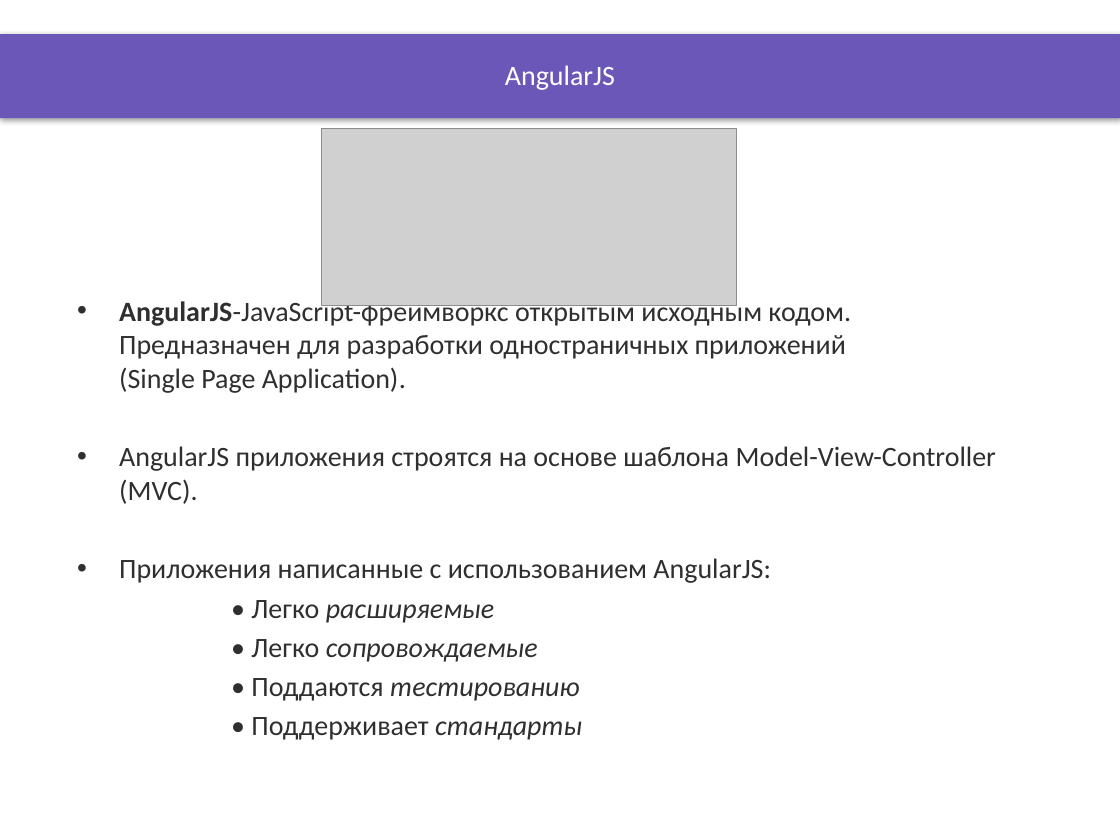
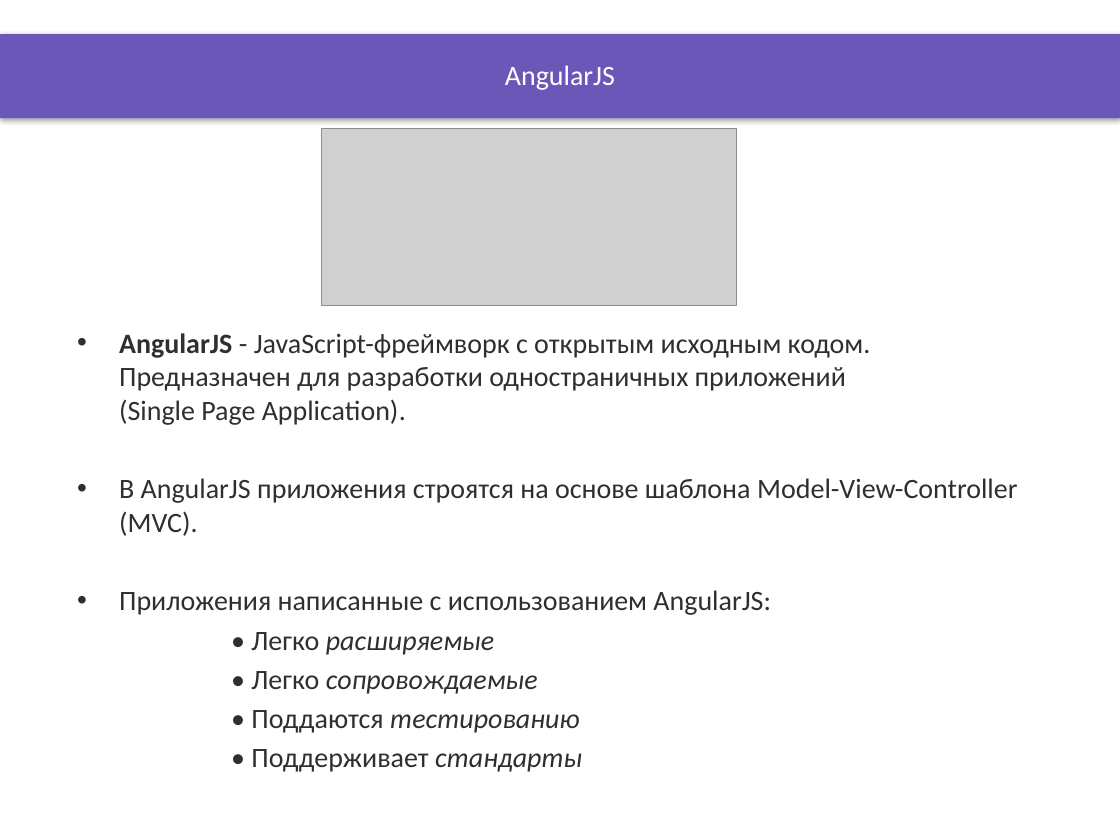
Before and after one commit to DinamickaDevelopment/Ignite-1, a slide deck: slide 2 of 002_Angular/lesson_11/Presentation/Angular_Intro.pptx. Drawn at 1120x840 pixels with LibreOffice and Linux fonts; fonts in the diff are those of the drawing; grey boxes stand for pictures; background and template pictures are left out. Boxes give left, top, right and bottom in pixels: in the first picture for what was removed or moved away, otherwise in the second. Text is boxed around its words. In the diff, an @@ line names an element or a change of style, - is before the commit and + after.

```diff
--- a/002_Angular/lesson_11/Presentation/Angular_Intro.pptx
+++ b/002_Angular/lesson_11/Presentation/Angular_Intro.pptx
@@ text "AngularJS - JavaScript-фреймворк с открытым ...": place and size @@
-text "AngularJS - JavaScript-фреймворк с открытым ..." at box(119, 298, 996, 740)
+text "AngularJS - JavaScript-фреймворк с открытым ..." at box(119, 333, 1017, 772)
@@ text at box(119, 333, 1017, 536): text changed @@
-• AngularJS-JavaScript-фреймворкс открытым исходным кодом. Предназначен для разработки одностраничных приложений
-  (Single Page Application).
-• AngularJS приложения строятся на основе шаблона Model-View-Controller (MVC).
+• AngularJS - JavaScript-фреймворк с открытым исходным кодом. Предназначен для разработки одностраничных приложений
+  (Single Page Application).
+• В AngularJS приложения строятся на основе шаблона Model-View-Controller (MVC).
```
Also in this commit, not shown: 2 other slides changed, 41 other files.
